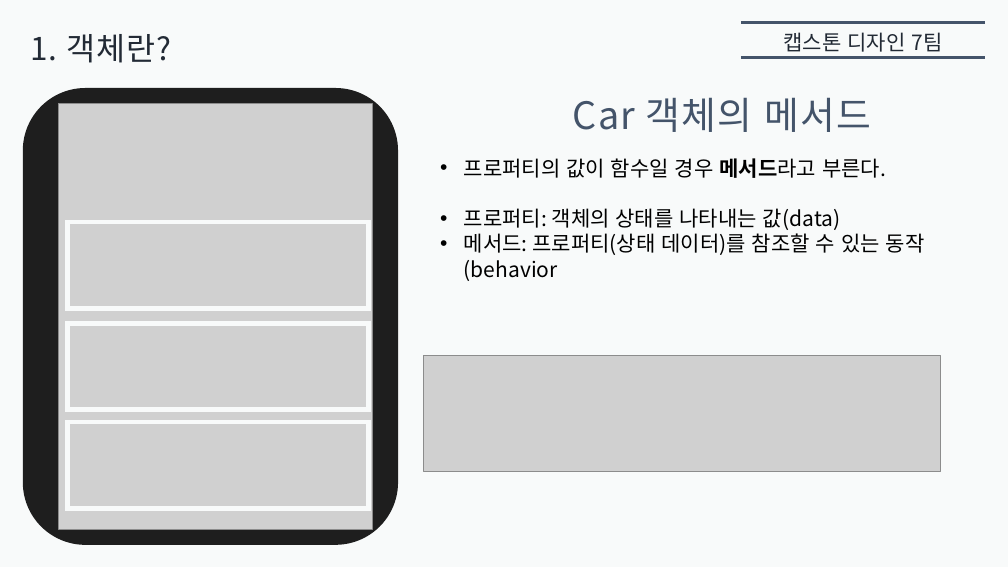
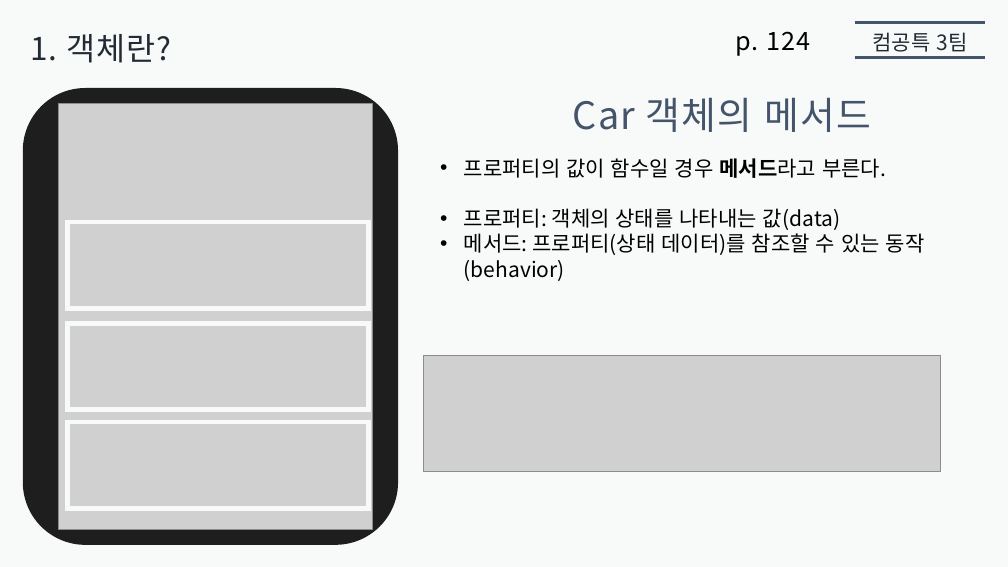
Before and after one commit to jaehoo1/Modern-JavaScript-Deep-Dive, a slide deck: slide 4 of 05. 객체 리터럴/presentation5/Alisherka7/알레셰르.pptx. Drawn at 1008x567 pixels with LibreOffice and Linux fonts; fonts in the diff are those of the drawing; grey boxes stand for pictures. Boxes give left, top, right and bottom in pixels: in the first picture for what was removed or moved away, otherwise in the second. Text is boxed around its words. In the diff, an @@ line names an element or a change of style, - is before the commit and + after.

```diff
--- a/05. 객체 리터럴/presentation5/Alisherka7/알레셰르.pptx
+++ b/05. 객체 리터럴/presentation5/Alisherka7/알레셰르.pptx
@@ line moved from (741, 22) - (985, 22) to (855, 22) - (985, 22) @@
@@ text added at [735,31,810,56], 24 pt, text #000000 @@
+p. 124
@@ text removed at [784,32,942,52] @@
-캡스톤 디자인 7팀
@@ line moved from (741, 57) - (985, 57) to (855, 57) - (985, 57) @@
@@ text added at [872,32,967,52], 20 pt, text #222A35 @@
+컴공특 3팀
@@ text at [464,233,925,281]: text changed @@
-• 메서드: 프로퍼티(상태 데이터)를 참조할 수 있는 동작(behavior
+• 메서드: 프로퍼티(상태 데이터)를 참조할 수 있는 동작(behavior)
```
Also in this commit, not shown: 11 other slides changed.
